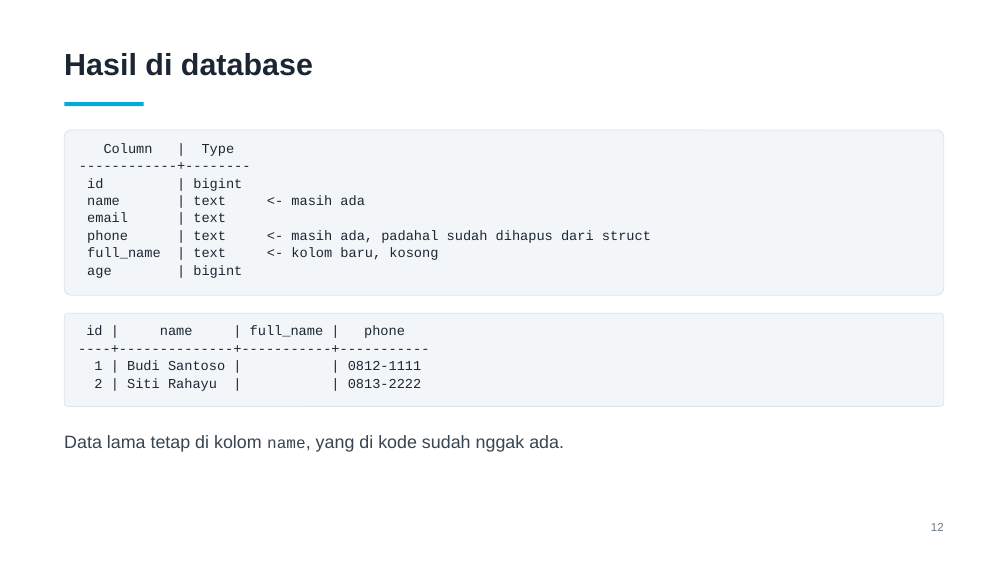
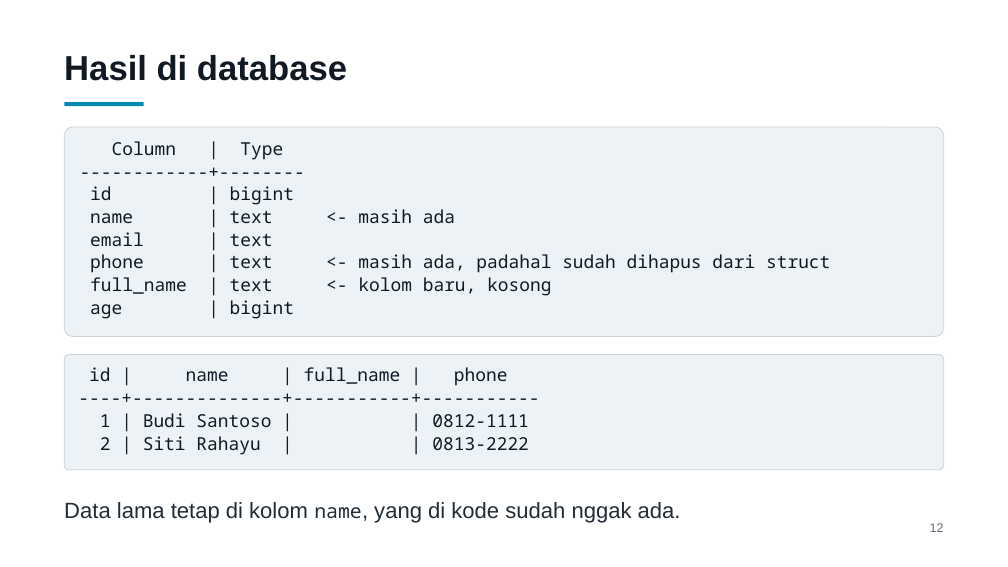
Before and after one commit to shariski/go-migration, a slide deck: slide 12 of slides/presentasi.pptx. Drawn at 1008x567 pixels with LibreOffice and Linux fonts; fonts in the diff are those of the drawing. Boxes give left, top, right and bottom in pixels: in the first picture for what was removed or moved away, otherwise in the second. Text is boxed around its words. In the diff, an @@ line names an element or a change of style, - is before the commit and + after.

Commit message:
Perbesar teks slide dan ganti font code ke JetBrains Mono
Deck dipakai lewat share screen Google Meet, jadi ukuran font dinaikkan
(body 17->21, code 13->17, judul 29->33) dan kontras warnanya dipertegas.
Courier New diganti JetBrains Mono karena strokenya lebih tebal dan
x-height-nya lebih besar, jadi lebih tahan kompresi video.

Slide 'Batasan down migration' dipadatkan; kalimat soal informasi yang
masih tersimpan sebelumnya diulang di slide berikutnya.

```diff
--- a/slides/presentasi.pptx
+++ b/slides/presentasi.pptx
@@ text "Hasil di database" at (x1=64, y1=55, x2=347, y2=81): size 29 to 33 pt, text colour #1B2533 to #111A24 @@
@@ rectangle at (x1=64, y1=102, x2=144, y2=107): fill #00ADD8 to #008CB0 @@
@@ rounded rectangle "Column | Type" resized from (x1=64, y1=130, x2=944, y2=295) to (x1=64, y1=127, x2=944, y2=337) @@
@@ rounded rectangle "Column | Type" at (x1=64, y1=127, x2=944, y2=337): size 13 to 17 pt, font Courier New to Noto Sans Mono, text colour #1B2733 to #0E1A26; fill #F3F6F8 to #ECF2F6; outline #DDE3E8 0.75 pt to #C9D4DC 0.75 pt @@
@@ rounded rectangle "id | name | full_name ..." at (x1=64, y1=355, x2=944, y2=470): size 13 to 17 pt, font Courier New to Noto Sans Mono, text colour #1B2733 to #0E1A26; fill #F3F6F8 to #ECF2F6; outline #DDE3E8 0.75 pt to #C9D4DC 0.75 pt @@
@@ rounded rectangle "id | name | full_name ..." resized from (x1=64, y1=313, x2=944, y2=406) to (x1=64, y1=355, x2=944, y2=470) @@
@@ text "Data lama tetap di kolom ..." moved from (x1=64, y1=435, x2=564, y2=452) to (x1=64, y1=502, x2=681, y2=523) @@
@@ text "Data lama tetap di kolom ..." at (x1=64, y1=502, x2=681, y2=523): size 17 to 21 pt, text colour #374451 to #212C38; size 15.3 to 18.9 pt, font Courier New to Noto Sans Mono in "name," @@
@@ text "12" at (x1=930, y1=523, x2=944, y2=532): size 11 to 12 pt, text colour #6B7784 to #626E7B @@
```
Also in this commit, not shown: 32 other slides changed, 2 other files.
